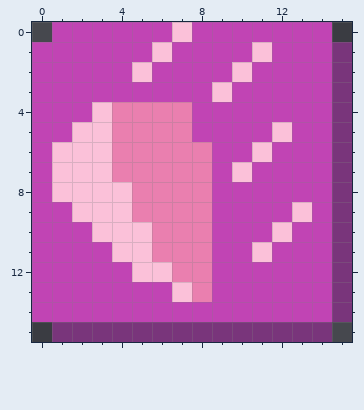
One commit to this pixel-art file: Assets/Sprites/Aseprite/Bash.aseprite. Above, as it was before the edit.
16x16 pixels, 1 frame.
The same view after the edit:
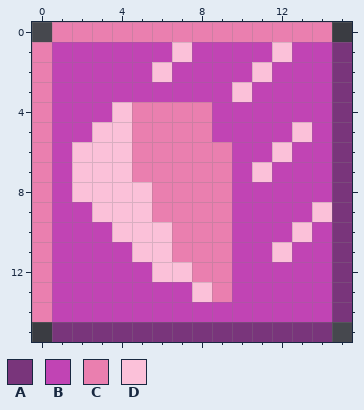
Palette (. is transparent): A #79357b  B #c144b4  C #ea7faf  D #fbc1d9
Change:
Colour D gives way to colour B in row 1 at x 6 and 11; in row 2 at x 5 and 10; in row 3 at x 9; in row 4 at x 3; in row 5 at x 2 and 12; in row 6 at x 1 and 11.
Colour D gives way to colour B in row 7 at x 1 and 10; in row 8 at x 1; in row 9 at x 2 and 13; in row 10 at x 3 and 12; in row 11 at x 4 and 11; in row 12 at x 5.
Colour D gives way to colour B in row 13 at x 7.
Colour B gives way to colour C in row 0 at x 1 to 6 and 8 to 14; in rows 1 to 3 at x 0; in rows 4 to 5 at x 0 and 8; in rows 6 to 13 at x 0 and 9; in row 14 at x 0.
Colour D gives way to colour C in row 0 at x 7.
Colour B gives way to colour D in row 1 at x 7 and 12; in row 2 at x 6 and 11; in row 3 at x 10; in row 5 at x 13; in row 6 at x 12; in row 7 at x 11.
Colour B gives way to colour D in row 9 at x 14; in row 10 at x 13; in row 11 at x 12.
Colour C gives way to colour D in rows 4 to 7 at x 4; in rows 8 to 9 at x 5; in rows 10 to 11 at x 6; in row 12 at x 7; in row 13 at x 8.
Pixel boxes of the changes (left, top, right, bottom) in both pictures:
changed: (32, 22, 332, 322)
